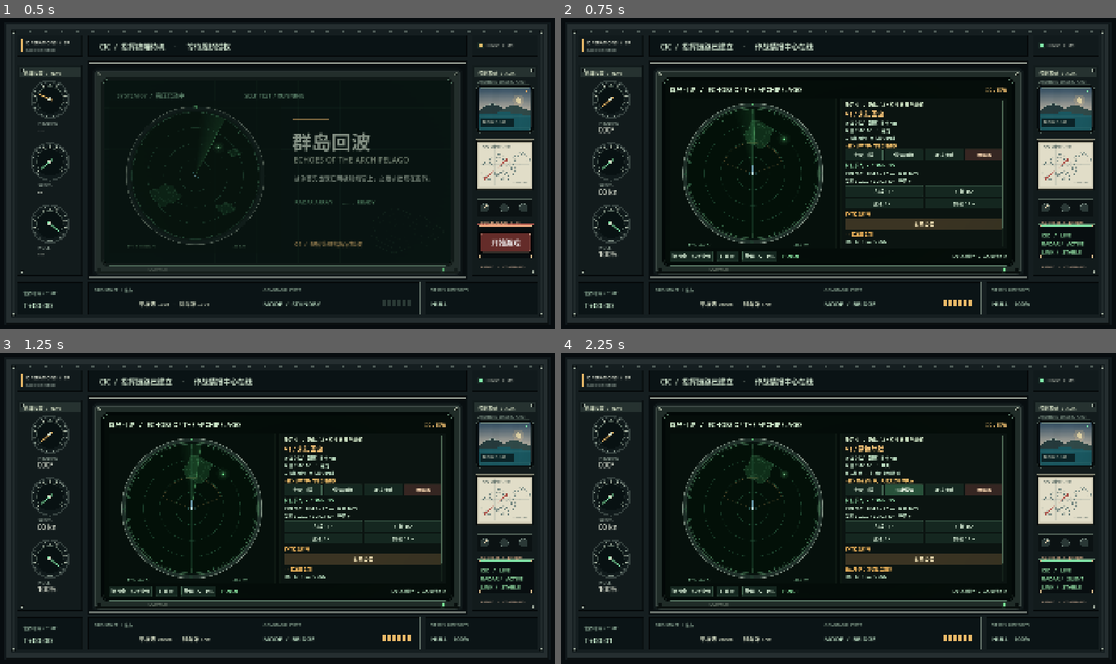
Above: before the commit, frames 1-4 (two rows, left to right).
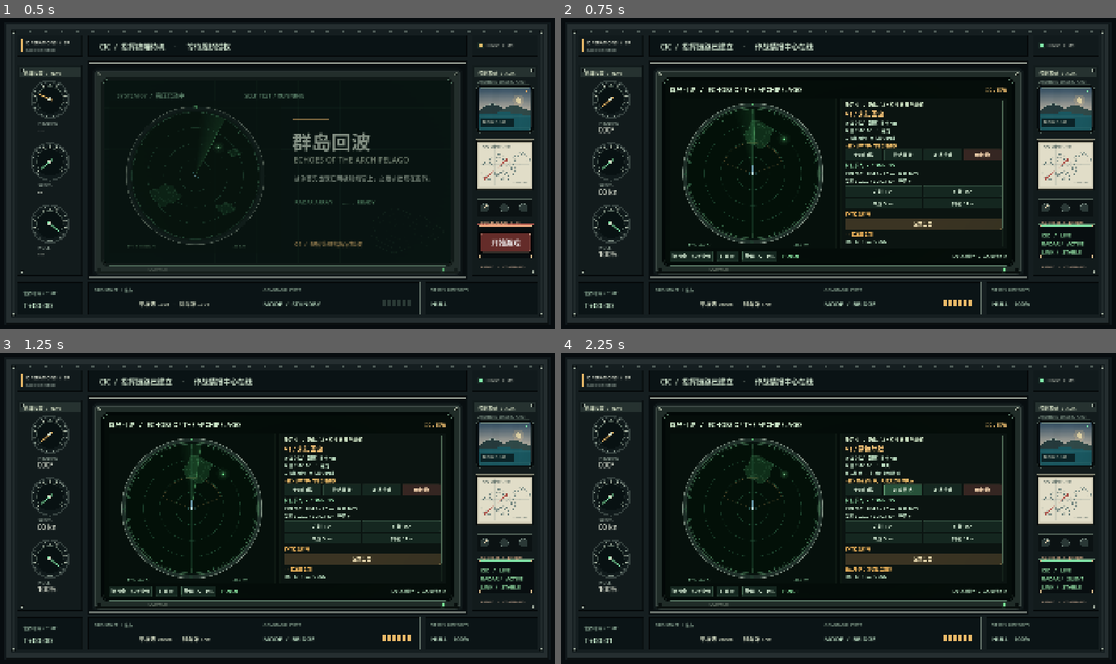
Above: after the commit, the same moments.

Repository: msmapwr/archipelago-echoes
Game: Godot game, scene res://scenes/main/console_shell.tscn
The game is run twice, just before and just after one commit, with the same random seed, the same clock (stepped at 60 frames per second) and the same inputs.
Inputs:
- Up to frame 1 (0.5 s): no input
- Up to frame 2 (0.75 s): click "开始游戏" at 0.5 s
- Up to frame 3 (1.25 s): no input
- Up to frame 4 (2.25 s): click "主动扫描" at 1.25 s; click "雷达静默" at 2 s

Frame 1 is identical in both runs. In frame 2, 0.3% of the frame differs, in the area x 52-80%, y 41-69%; in frame 3, 0.3%; in frame 4, 0.4%.

Commit message:
feat(combat): add finite damage control with repair downtime

Diff:
--- a/scenes/main/crt_main.tscn
+++ b/scenes/main/crt_main.tscn
@@ -270,6 +270,22 @@
 theme_override_font_sizes/font_size = 15
 theme_override_colors/font_color = Color(0.91, 0.686, 0.345, 1)
 
+[node name="DamageControl" type="HBoxContainer" parent="ScreenContainer/ScreenViewport/Terminal/Content/DetailsFrame/DetailsScroll/Details/ShipControls"]
+layout_mode = 2
+theme_override_constants/separation = 8
+
+[node name="Status" type="Label" parent="ScreenContainer/ScreenViewport/Terminal/Content/DetailsFrame/DetailsScroll/Details/ShipControls/DamageControl"]
+layout_mode = 2
+size_flags_horizontal = 3
+theme_override_font_sizes/font_size = 15
+theme_override_colors/font_color = Color(0.91, 0.73, 0.45, 1)
+text = "损管 / 2 组待命"
+
+[node name="Repair" type="Button" parent="ScreenContainer/ScreenViewport/Terminal/Content/DetailsFrame/DetailsScroll/Details/ShipControls/DamageControl"]
+layout_mode = 2
+text = "投入损管队"
+tooltip_text = "低于或等于 12 kn 时可投入；30 秒后恢复最多 20% 舰体，期间甲板炮停用。每关两次。"
+
 [node name="FlightControls" type="VBoxContainer" parent="ScreenContainer/ScreenViewport/Terminal/Content/DetailsFrame/DetailsScroll/Details"]
 visible = false
 layout_mode = 2
--- a/scripts/core/mission_controller.gd
+++ b/scripts/core/mission_controller.gd
@@ -9,6 +9,8 @@
 const RECON_RANGE_KM := 3.0
 const GUN_DAMAGE := 50.0
 const GUN_HALF_ARC_DEGREES := 70.0
+const REPAIR_SECONDS := 30.0
+const REPAIR_AMOUNT := 20.0
 const ENEMY_DAMAGE := 20.0
 const RADAR_INTERCEPT_RANGE_KM := 14.0
 const ENEMY_GUN_RANGE_KM := 10.0
@@ -27,6 +29,8 @@
 var ship_health: float = 100.0
 var ship_ammo: int = 6
 var next_ship_fire_seconds: float = 0.0
+var repair_teams: int = 2
+var repair_seconds_remaining: float = 0.0
 var enemy_health: float = 100.0
 var enemy_alive: bool = true
 var enemy_heading_degrees: float = 90.0
@@ -73,6 +77,8 @@
 	ship_health = 100.0
 	ship_ammo = 6
 	next_ship_fire_seconds = 0.0
+	repair_teams = 2
+	repair_seconds_remaining = 0.0
 	enemy_health = 100.0
 	enemy_alive = true
 	enemy_heading_degrees = 90.0
@@ -185,6 +191,8 @@
 		return "没有可射击的已选接触"
 	if not GameManager.target_identified:
 		return "目标尚未确认，禁止开火"
+	if repair_seconds_remaining > 0.0:
+		return "损管作业中，甲板炮暂时停用"
 	if ship_ammo <= 0:
 		return "甲板炮弹药耗尽"
 	if WorldClock.elapsed_seconds < next_ship_fire_seconds:
@@ -202,6 +210,38 @@
 	if not WorldState.map.can_navigate_segment(WorldState.ship_position_km, WorldState.contact_position_km):
 		return "岛屿遮挡射线"
 	return ""
+
+func start_damage_control() -> bool:
+	if GameManager.mode != "bridge" or not GameManager.ship_afloat:
+		return _reject("损管命令仅可在未沉没母舰的舰桥下达")
+	if get_tree().paused:
+		return _reject("模拟暂停，无法投入损管队")
+	if repair_seconds_remaining > 0.0:
+		return _reject("损管作业已经进行中")
+	if ship_health >= 100.0:
+		return _reject("舰体完好，无需损管")
+	if repair_teams <= 0:
+		return _reject("本关损管队已耗尽")
+	if WorldState.ship_speed_knots > 12.0:
+		return _reject("请减速至不超过 12 kn 再投入损管队")
+	repair_teams -= 1
+	repair_seconds_remaining = REPAIR_SECONDS
+	EventBus.record("damage_control_started", {"teams_remaining": repair_teams, "duration": REPAIR_SECONDS})
+	state_changed.emit()
+	return _accept("损管队已投入：30 秒内甲板炮停用，母舰仍可能遭受攻击")
+
+func _advance_damage_control(delta: float) -> void:
+	if repair_seconds_remaining <= 0.0:
+		return
+	if not GameManager.ship_afloat:
+		repair_seconds_remaining = 0.0
+		EventBus.record("damage_control_aborted", {"reason": "ship_sunk"})
+		return
+	repair_seconds_remaining = maxf(0.0, repair_seconds_remaining - delta)
+	if repair_seconds_remaining == 0.0:
+		ship_health = minf(100.0, ship_health + REPAIR_AMOUNT)
+		EventBus.record("damage_control_completed", {"health": ship_health})
+		_feedback("损管完成：舰体 %.0f%%，甲板炮恢复可用" % ship_health)
 
 func prepare_sortie() -> bool:
 	if GameManager.mode != "bridge" or not GameManager.ship_afloat:
@@ -338,6 +378,7 @@
 	if aircraft_airborne and flight_delta > 0.0:
 		_advance_aircraft(flight_delta)
 	_enemy_attack(total_seconds)
+	_advance_damage_control(delta)
 	state_changed.emit()
 
 func _advance_enemy(delta: float) -> void:
--- a/scripts/ui/crt_main.gd
+++ b/scripts/ui/crt_main.gd
@@ -57,6 +57,7 @@
 	_button("ShipControls/HeadingControls/TurnStarboard").pressed.connect(func() -> void: WorldState.set_ship_command(WorldState.ship_heading_degrees + 15.0, WorldState.ship_speed_knots))
 	_button("ShipControls/SpeedControls/SlowDown").pressed.connect(func() -> void: WorldState.set_ship_command(WorldState.ship_heading_degrees, maxf(0.0, WorldState.ship_speed_knots - 5.0)))
 	_button("ShipControls/SpeedControls/SpeedUp").pressed.connect(func() -> void: WorldState.set_ship_command(WorldState.ship_heading_degrees, minf(WorldState.ship_max_speed_knots, WorldState.ship_speed_knots + 5.0)))
+	_button("ShipControls/DamageControl/Repair").pressed.connect(func() -> void: MissionController.start_damage_control())
 	_button("FlightControls/FlightHeadingControls/FlightPort").pressed.connect(func() -> void: MissionController.set_aircraft_heading(MissionController.aircraft_heading_degrees - 15.0))
 	_button("FlightControls/FlightHeadingControls/FlightStarboard").pressed.connect(func() -> void: MissionController.set_aircraft_heading(MissionController.aircraft_heading_degrees + 15.0))
 	_button("FlightControls/FlightNavControls/NavContact").pressed.connect(func() -> void: MissionController.set_aircraft_destination("contact"))
@@ -114,13 +115,13 @@
 		var action := _button(path)
 		action.add_theme_stylebox_override("normal", _button_style(Color("#3b3423"), Color("#9b8658")))
 		action.add_theme_color_override("font_color", Color("#e5d6ac"))
-	var details_scroll: ScrollContainer = terminal.get_node("Content/DetailsFrame/DetailsScroll")
-	details_scroll.get_v_scroll_bar().custom_minimum_size.x = 7.0
 
 func _scroll_style(fill: Color) -> StyleBoxFlat:
 	var style := StyleBoxFlat.new()
 	style.bg_color = fill
 	style.set_corner_radius_all(2)
+	style.content_margin_left = 4.0
+	style.content_margin_right = 4.0
 	return style
 
 func _button_style(background: Color, border: Color) -> StyleBoxFlat:
@@ -277,6 +278,12 @@
 func _refresh_ship() -> void:
 	ship_details.text = "航向 %03d°   航速 %.0f / %.0f kn   舰体 %.0f%%\n位置 E %05.1f / S %05.1f km   弹药 %d" % [roundi(WorldState …(207 unchanged characters)…
 	radar.set_ship_heading(WorldState.ship_heading_degrees)
+	var repairing := MissionController.repair_seconds_remaining > 0.0
+	ship_controls.get_node("DamageControl").visible = MissionController.ship_health < 100.0 or repairing
+	ship_controls.get_node("DamageControl/Status").text = "损管 / %.0f 秒 · 余 %d 组" % [ceilf(MissionController.repair_seconds_remaining), MissionController.repair_teams] if repairing else "损管 / 余 %d 组待命" % MissionController.repair_teams
+	if not repairing and MissionController.repair_teams == 0:
+		ship_controls.get_node("DamageControl/Status").text = "损管 / 本关资源已耗尽"
+	_button("ShipControls/DamageControl/Repair").disabled = repairing or MissionController.repair_teams == 0 or get_tree().paused or GameManager.mode != "bridge"
 
 func _refresh_flight() -> void:
 	var contact_distance := MissionController.aircraft_position_km.distance_to(WorldState.contact_position_km)
@@ -285,6 +292,7 @@
 	var destination_names := {"manual": "手动", "contact": "A1", "ship": "母舰", "airfield": "机场"}
 	flight_details.text = "位置 E %05.1f / S %05.1f km   航向 %03d°\n燃油 %.0f 分   对海弹 %d   导航 %s\nA1 %.1f km  母舰 %.1f km  机场 %. …(348 unchanged characters)…
 	_button("FlightControls/FlightNavControls/NavShip").disabled = not GameManager.ship_afloat
+	flight_details.text += "\n母舰 %.0f%% · 损管 %s" % [MissionController.ship_health, "剩余 %.0f 秒" % ceilf(MissionController.repair_seconds_remaining) if MissionController.repair_seconds_remaining > 0.0 else "待命 %d 组" % MissionController.repair_teams]
 
 func _refresh_debrief() -> void:
 	var outcome := "任务完成" if GameManager.mode == "settlement" else "战役失败"
@@ -324,6 +332,9 @@
 		"aircraft_attack": return "飞机对海攻击 A1"
 		"enemy_damaged": return "A1 受损 %.0f%%" % (100.0 - details_data.get("health", 100.0))
 		"ship_damaged": return "母舰受损 · 舰体 %.0f%%" % details_data.get("health", 0.0)
+		"damage_control_started": return "损管队投入 · 甲板炮停用 30 秒"
+		"damage_control_completed": return "损管完成 · 舰体 %.0f%%" % details_data.get("health", 0.0)
+		"damage_control_aborted": return "母舰沉没，损管终止"
 		"aircraft_launched": return "隼影侦察机升空"
 		"aircraft_landed": return "飞机安全回收"
 		"enemy_destroyed": return "A1 失去战斗力"
--- /dev/null
+++ b/tests/damage_control_smoke.gd
@@ -0,0 +1,61 @@
+extends SceneTree
+
+var failures: PackedStringArray = []
+
+func _initialize() -> void:
+	call_deferred("_run")
+
+func _run() -> void:
+	var mission: Node = root.get_node("MissionController")
+	var clock: Node = root.get_node("WorldClock")
+	var world: Node = root.get_node("WorldState")
+	var game: Node = root.get_node("GameManager")
+	mission.restart_scenario()
+	_check(not mission.start_damage_control() and mission.repair_teams == 2, "healthy hull cannot consume a repair team")
+	mission.ship_health = 60.0
+	world.set_ship_command(0.0, 22.0)
+	_check(not mission.start_damage_control() and mission.repair_teams == 2, "high speed prevents repair without cost")
+	world.set_ship_command(0.0, 0.0)
+	_check(mission.start_damage_control() and mission.repair_teams == 1)
+	_check(not mission.start_damage_control() and mission.repair_teams == 1, "duplicate repair cannot consume resources")
+	mission.scan()
+	mission.identify_contact()
+	_check("损管" in mission.ship_gun_block_reason("contact.alpha"), "repair temporarily stops gun crew")
+	game.set_paused(true)
+	clock.advance(30.0)
+	_check(mission.repair_seconds_remaining == 30.0 and mission.ship_health == 60.0, "pause freezes repair")
+	game.set_paused(false)
+	mission.prepare_sortie()
+	mission.launch_sortie()
+	clock.advance(29.0)
+	_check(game.mode == "cockpit" and mission.ship_health == 60.0 and mission.repair_seconds_remaining == 1.0)
+	clock.advance(1.0)
+	_check(mission.ship_health == 80.0 and mission.repair_seconds_remaining == 0.0, "repair completes while commander is airborne")
+	mission.restart_scenario()
+	mission.ship_health = 90.0
+	_check(mission.start_damage_control())
+	clock.advance(30.0)
+	_check(mission.ship_health == 100.0, "repair cannot exceed hull capacity")
+	mission.ship_health = 70.0
+	_check(mission.start_damage_control())
+	clock.advance(30.0)
+	_check(not mission.start_damage_control() and mission.repair_teams == 0, "supplies remain depleted")
+	mission.restart_scenario()
+	world.set_ship_command(42.0, 22.0)
+	clock.advance(1000.0)
+	world.set_ship_command(42.0, 0.0)
+	mission.ship_health = 20.0
+	_check(mission.start_damage_control())
+	clock.advance(10.0)
+	_check(not game.ship_afloat and mission.ship_health == 0.0 and mission.repair_seconds_remaining == 0.0, "lethal incoming fire cancels repair instead of resurrecting hull")
+	if failures.is_empty():
+		print("Damage control smoke test passed")
+		quit(0)
+	else:
+		for failure in failures:
+			printerr("FAIL: " + failure)
+		quit(1)
+
+func _check(condition: bool, description: String = "damage control state transition") -> void:
+	if not condition:
+		failures.append(description)
--- a/tests/m1_ui_smoke.gd
+++ b/tests/m1_ui_smoke.gd
@@ -83,6 +83,16 @@
 	details.get_node("RadarActions/Fire").emit_signal("pressed")
 	await process_frame
 	_check(mission.enemy_health == 50.0 and not radar.gun_ready and "装填" in details.get_node("GunStatus").text, "successful shot updates damage and reload display")
+	clock.advance(10.0)
+	_check(details.get_node("ShipControls/DamageControl").visible, "incoming damage exposes repair controls")
+	details.get_node("ShipControls/DamageControl/Repair").emit_signal("pressed")
+	_check(mission.repair_teams == 1 and details.get_node("ShipControls/DamageControl/Repair").disabled and "损管" in details.get_node("GunStatus").text, "repair button starts work and explains gun unavailability")
+	await process_frame
+	var repair_button: Button = details.get_node("ShipControls/DamageControl/Repair")
+	var scroll: ScrollContainer = terminal.get_node("Content/DetailsFrame/DetailsScroll")
+	_check(repair_button.get_global_rect().end.x <= scroll.get_global_rect().end.x - scroll.get_v_scroll_bar().size.x, "repair action remains inside visible terminal width")
+	clock.advance(30.0)
+	_check(mission.ship_health == 100.0 and not details.get_node("ShipControls/DamageControl").visible, "completed repair updates hull and hides unnecessary controls")
 	await process_frame
 	var details_bottom: float = terminal.get_node("Content/DetailsFrame").get_rect().end.y
 	var footer_top: float = terminal.get_node("Footer").get_rect().position.y
--- a/tests/render_console.gd
+++ b/tests/render_console.gd
@@ -6,8 +6,18 @@
 func _capture() -> void:
 	var shell: Control = load("res://scenes/main/console_shell.tscn").instantiate()
 	root.add_child(shell)
-	if OS.get_environment("CONSOLE_CAPTURE_MODE") == "game":
+	var capture_mode := OS.get_environment("CONSOLE_CAPTURE_MODE")
+	if capture_mode == "game" or capture_mode == "damage":
 		shell.get_node("StartButton").emit_signal("pressed")
+		if capture_mode == "damage":
+			var world: Node = root.get_node("WorldState")
+			var clock: Node = root.get_node("WorldClock")
+			var mission: Node = root.get_node("MissionController")
+			world.set_ship_command(42.0, 22.0)
+			clock.advance(1000.0)
+			world.set_ship_command(42.0, 0.0)
+			clock.advance(10.0)
+			mission.start_damage_control()
 	else:
 		await create_timer(2.3, true).timeout
 	await process_frame
Not shown, added: tests/damage_control_smoke.gd.uid
Not shown, changed: CHANGELOG.md
Not shown, changed: README.md
Not shown, changed: docs/development-plan.md
Not shown, changed: docs/plan.md
